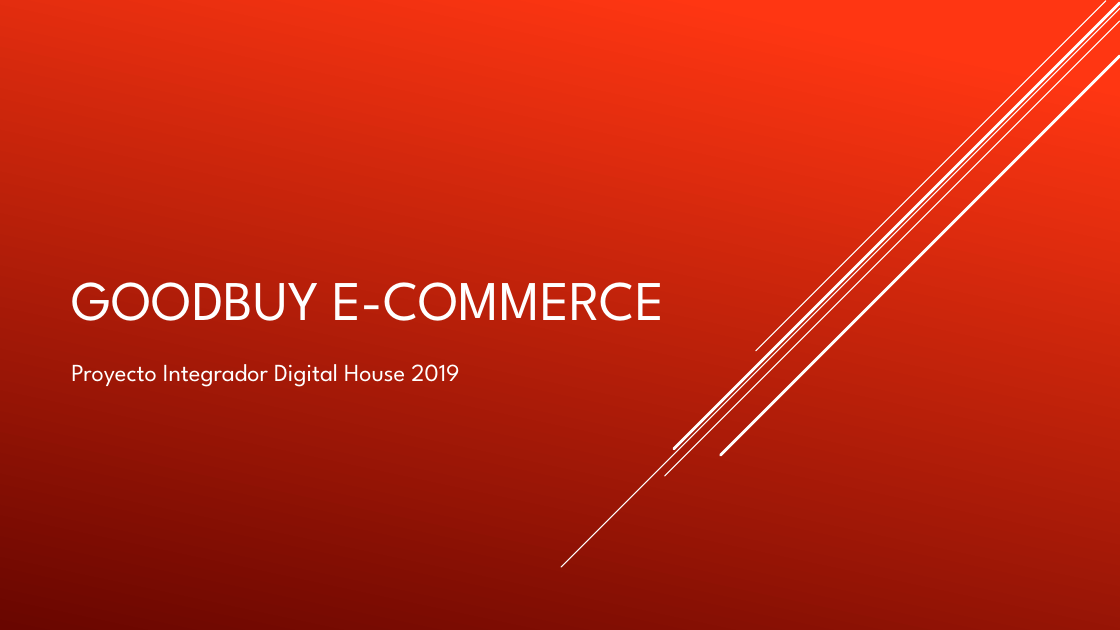
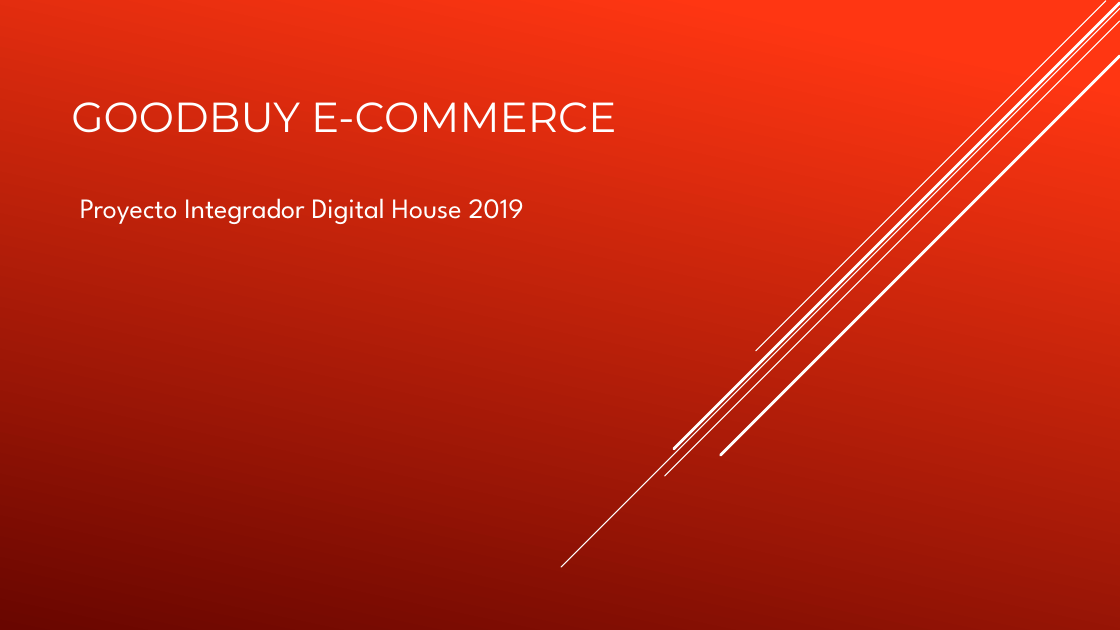
Before and after one commit to raulbarros22/proyectoFinal, a slide deck: slide 1 of GoodBuyPP.pptx. Drawn at 1120x630 pixels with LibreOffice and Linux fonts; fonts in the diff are those of the drawing. Boxes give left, top, right and bottom in pixels: in the first picture for what was removed or moved away, otherwise in the second. Text is boxed around its words. In the diff, an @@ line names an element or a change of style, - is before the commit and + after.

```diff
--- a/GoodBuyPP.pptx
+++ b/GoodBuyPP.pptx
@@ title "GOODBUY E-COMMERCE" at [71,102,616,133]: size 48 to 36 pt, font League Spartan to Montserrat @@
@@ subtitle "Proyecto Integrador Digital House 2019": place and size @@
-subtitle "Proyecto Integrador Digital House 2019" at [71,364,459,387]
+subtitle "Proyecto Integrador Digital House 2019" at [80,198,524,224]
@@ subtitle "Proyecto Integrador Digital House 2019" at [80,198,524,224]: size 21 to 24 pt @@
```
Also in this commit, not shown: 3 other slides changed, 3 other files.
